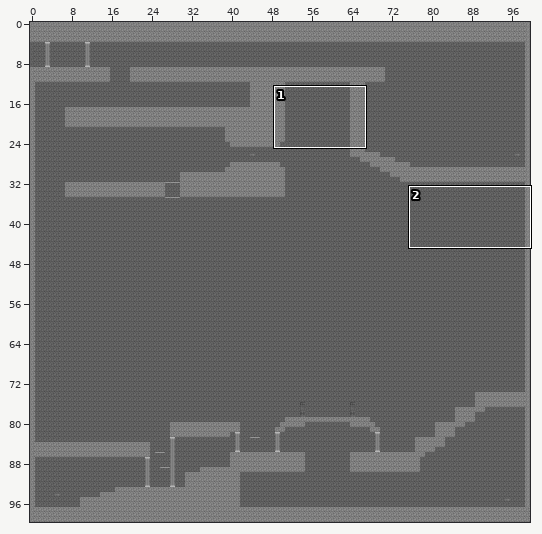
An edit to a level. Tiled map, assets/tiled/maps/Chapter Two - Pride.tmx. The picture above shows the old version from afar; the outline marks the close-up.
Close-up. Old version:
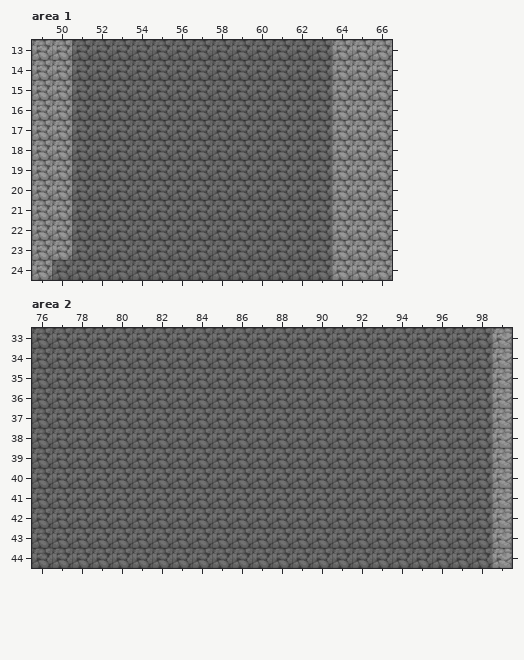
Cells are 32x32 px. Shown: area 1 x 49..66, y 13..24; area 2 x 76..99, y 33..44. The commit also changed other parts of the map, which this record leaves out.
Once edited:
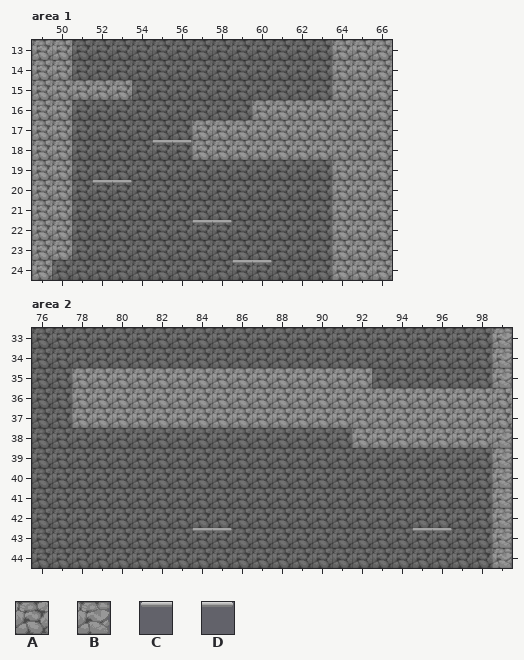
Key: from "More blocks": A 1, B 2, C 6, D 7.
_ is an empty cell.
Tiles replaced or removed in this view: B.
Changes in this commit:
Changed rows in their new state; . is an unchanged cell.
Layer "solids", area 1:
first column x 51:
15 AAA..........
16 .........AAAA
17 ......AAAAAAA
18 ....CDAAAAAAA
20 .CD..........
22 ......CD.....
24 ........CD...
Layer "solids", area 2:
first column x 78:
35 AAAAAAAAAAAAAAA.......
36 AAAAAAAAAAAAAAAAAAAAAA
37 AAAAAAAAAAAAAAAAAAAAAA
38 ..............AAAAAAA.
first column x 84:
43 CD.........CD
Pixel boxes of the changes (left, top, right, bottom) in both close-ups:
added: (72, 80, 132, 100)
added: (152, 100, 332, 160)
added: (92, 180, 132, 183)
added: (192, 220, 232, 223)
added: (232, 260, 272, 263)
changed: (72, 368, 512, 448)
added: (192, 528, 232, 531)
added: (412, 528, 452, 531)
